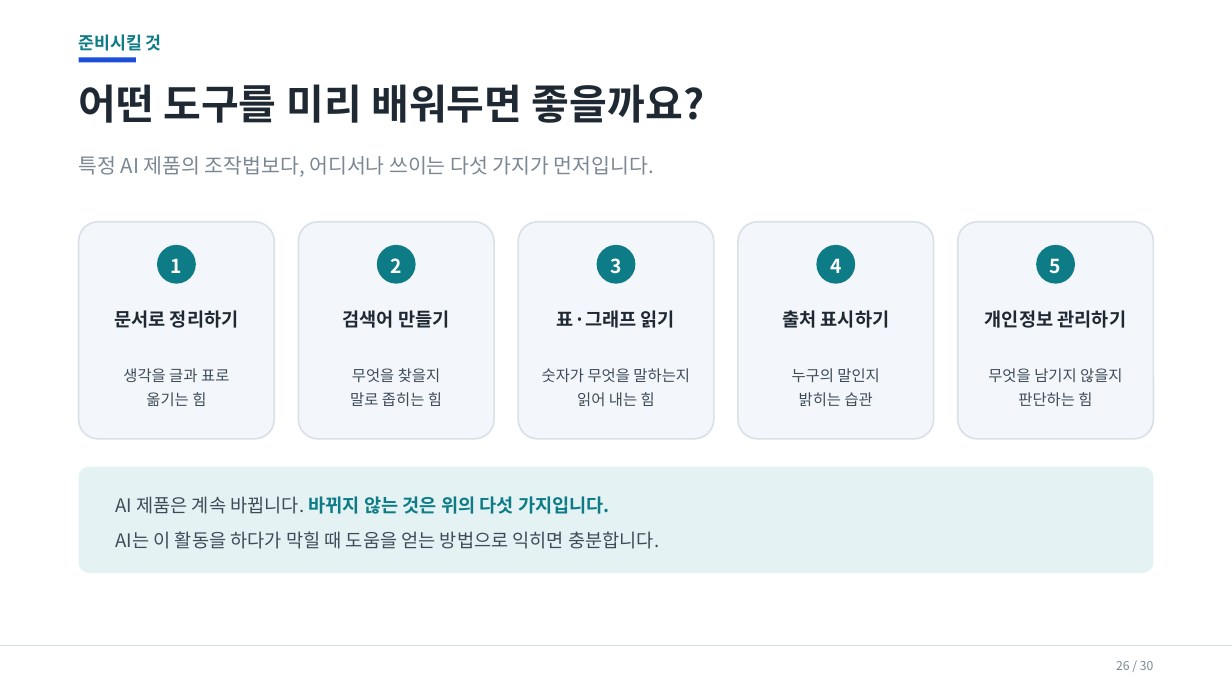
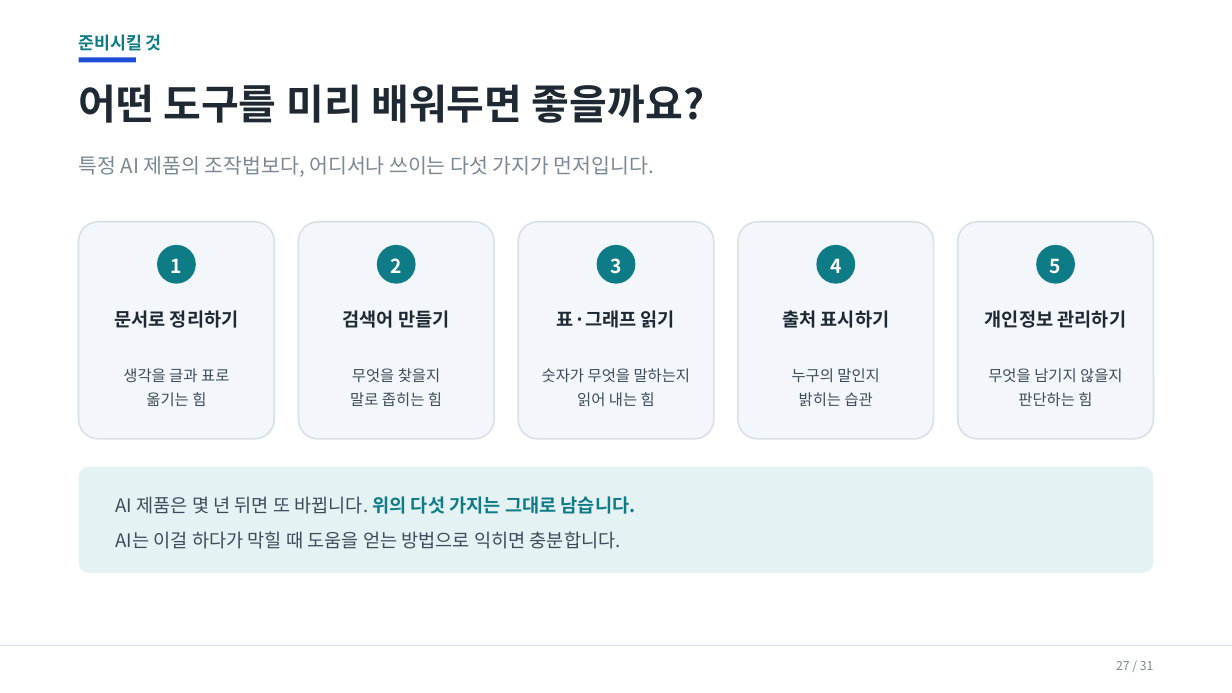
Before and after one commit to superynr/-, a slide deck: slide 27 of parent-ai-training/AI시대_학부모연수_20260917.pptx (slide 26 before the commit). Drawn at 1232x693 pixels with LibreOffice and Linux fonts; fonts in the diff are those of the drawing. Boxes give left, top, right and bottom in pixels: in the first picture for what was removed or moved away, otherwise in the second. Text is boxed around its words. In the diff, an @@ line names an element or a change of style, - is before the commit and + after.

```diff
--- a/parent-ai-training/AI시대_학부모연수_20260917.pptx
+++ b/parent-ai-training/AI시대_학부모연수_20260917.pptx
@@ text at <box>115,496,636,549</box>: text changed @@
-AI 제품은 계속 바뀝니다. 바뀌지 않는 것은 위의 다섯 가지입니다.
-AI는 이 활동을 하다가 막힐 때 도움을 얻는 방법으로 익히면 충분합니다.
+AI 제품은 몇 년 뒤면 또 바뀝니다. 위의 다섯 가지는 그대로 남습니다.
+AI는 이걸 하다가 막힐 때 도움을 얻는 방법으로 익히면 충분합니다.
@@ text at <box>1116,661,1153,670</box>: text changed @@
-26 / 30
+27 / 31
```
Also in this commit, not shown: 29 other slides changed, 1 slide added, 7 other files.
